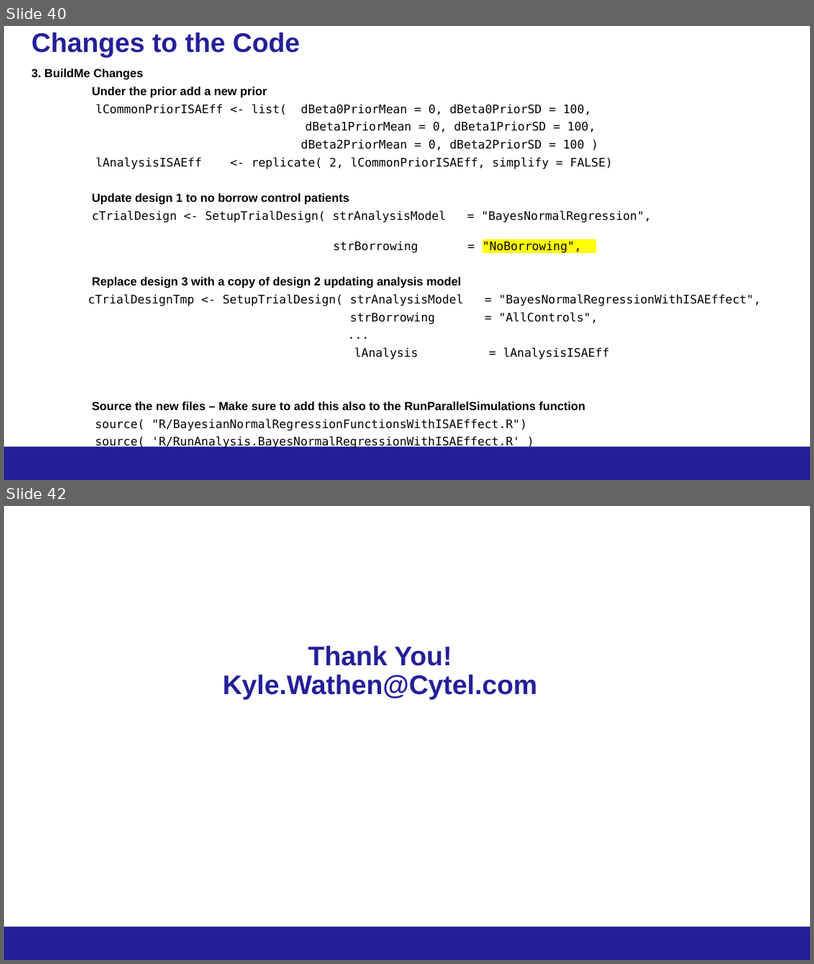
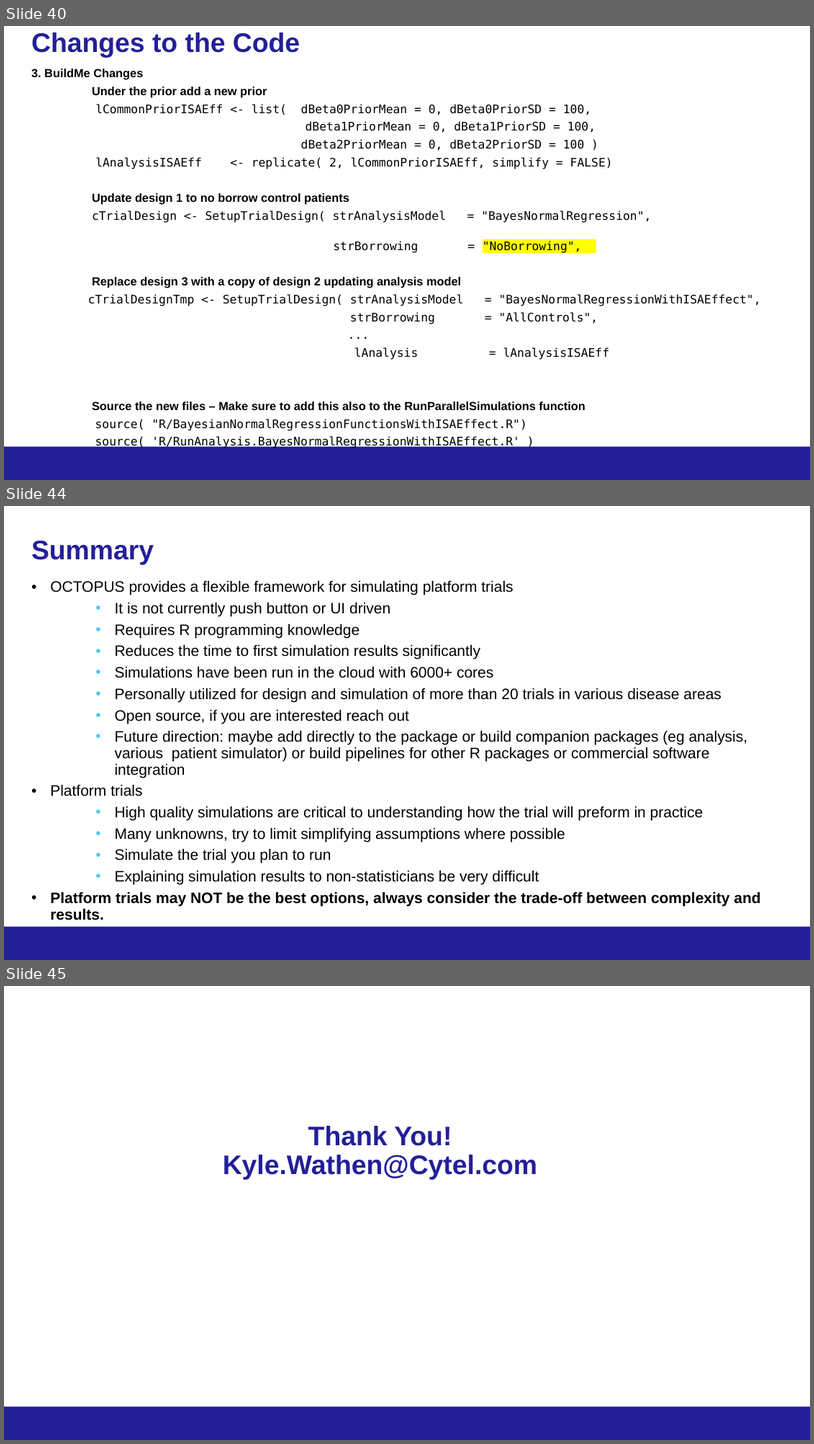
Before and after one commit to kwathen/BayesPharma2024-OCTOPUS, a slide deck: CourseMaterial/Wathen-Bayes2024ForDistribution.pptx. Shown one above the other, each under a label of ours: slides 40 and 42 before the commit, slides 40, 44 and 45 after it; the slides between them are not shown. The pictures are 814x964 and 814x1444 pixels, drawn with LibreOffice and Linux fonts; fonts in the diff are those of the drawing; background and template pictures are left out. Boxes give left, top, right and bottom in pixels: in the first picture for what was removed or moved away, otherwise in the second. Text is boxed around its words. In the diff, an @@ line names an element or a change of style, - is before the commit and + after.

```diff
--- a/CourseMaterial/Wathen-Bayes2024ForDistribution.pptx
+++ b/CourseMaterial/Wathen-Bayes2024ForDistribution.pptx
@@ slide 44 added at [4, 506, 810, 960], background #FFFFFF; not listed: 1 template element that a slide beside it also shows @@
@@ title added at [31, 541, 154, 565], 32 pt, text #231F99, bold @@
+Summary
@@ text added at [50, 580, 761, 920], 18 pt, text #000000 @@
+• OCTOPUS provides a flexible framework for simulating platform trials
+  • It is not currently push button or UI driven
+  • Requires R programming knowledge
+  • Reduces the time to first simulation results significantly
+  • Simulations have been run in the cloud with 6000+ cores
+  • Personally utilized for design and simulation of more than 20 trials in various disease areas
+  • Open source, if you are interested reach out
+  • Future direction: maybe add directly to the package or build companion packages (eg analysis, various patient simulator) or build pipelines for other R packages or commercial software integration
+• Platform trials
+  • High quality simulations are critical to understanding how the trial will preform in practice
+  • Many unknowns, try to limit simplifying assumptions where possible
+  • Simulate the trial you plan to run
+  • Explaining simulation results to non-statisticians be very difficult
+• Platform trials may NOT be the best options, always consider the trade-off between complexity and results.
@@ page number added at [618, 932, 800, 955], 12 pt, text #231F99 @@
+44
@@ what was slide 42 is now slide 45 @@
```
Also in this commit, not shown: 6 slides changed, 2 other slides added, 1 slide removed, 42 other files.
